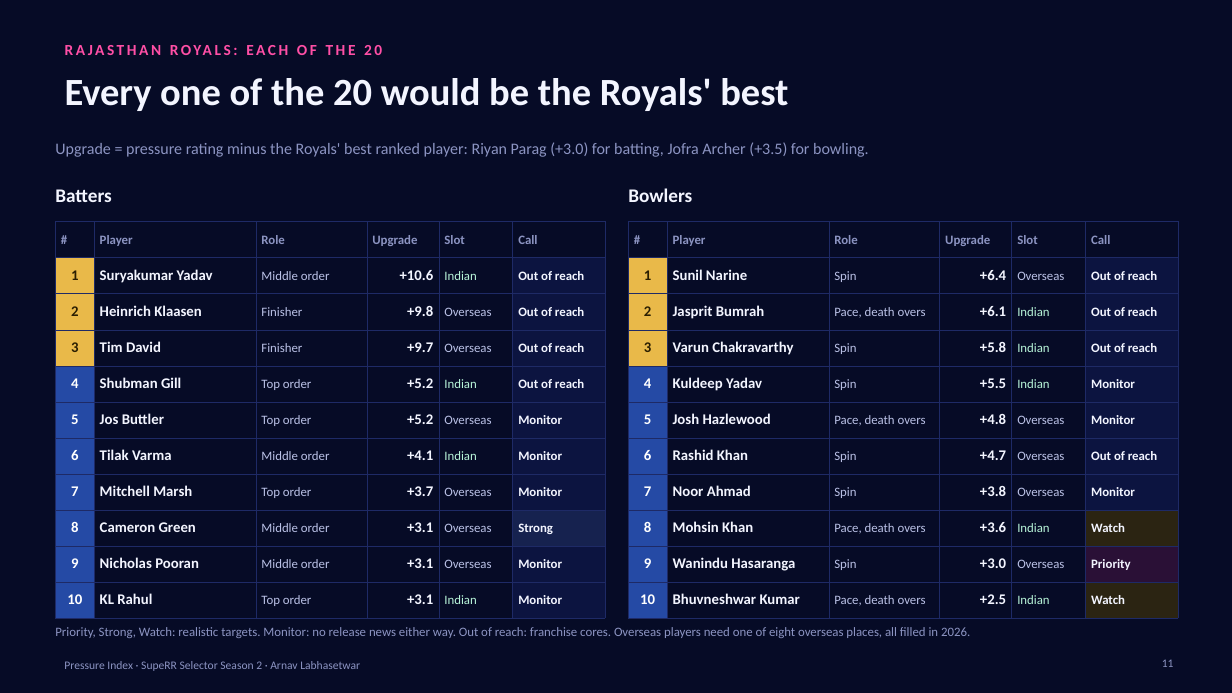
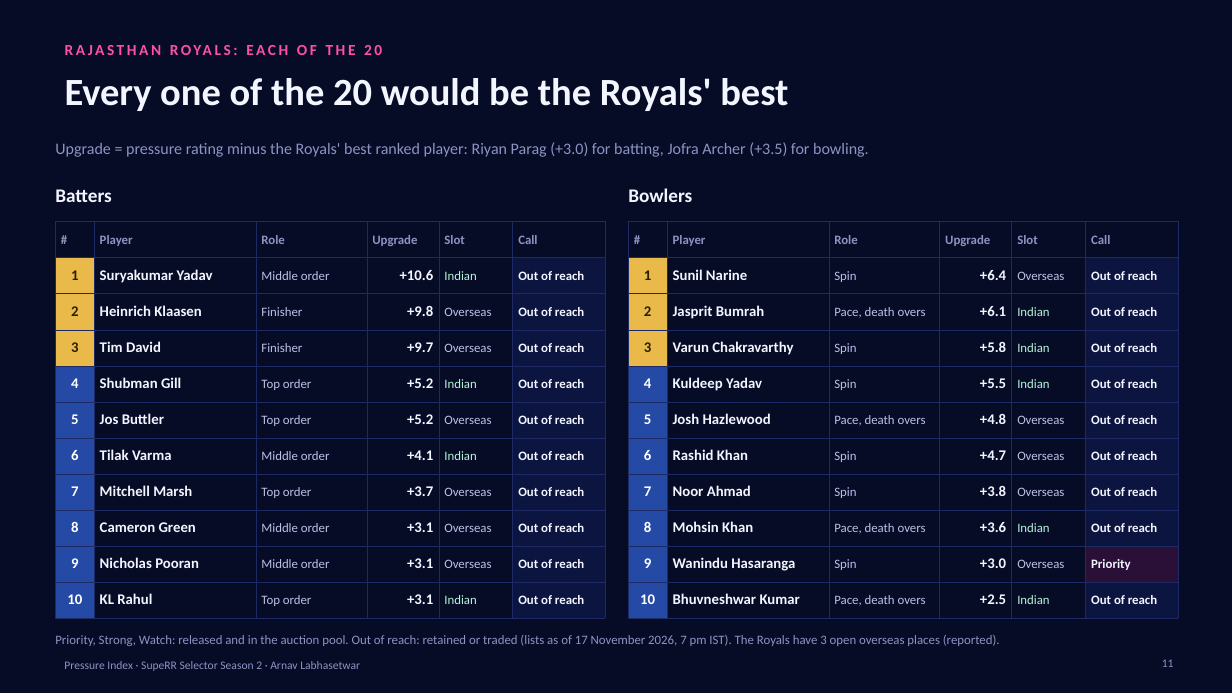
Before and after one commit to ArnavLabh/SupeRR-Selector-Hackathon-Season-2, a slide deck: slide 11 of dashboard/public/downloads/Pressure_Index_Executive_Deck.pptx. Drawn at 1232x693 pixels with LibreOffice and Linux fonts; fonts in the diff are those of the drawing; background and template pictures are left out. Boxes give left, top, right and bottom in pixels: in the first picture for what was removed or moved away, otherwise in the second. Text is boxed around its words. In the diff, an @@ line names an element or a change of style, - is before the commit and + after.

```diff
--- a/dashboard/public/downloads/Pressure_Index_Executive_Deck.pptx
+++ b/dashboard/public/downloads/Pressure_Index_Executive_Deck.pptx
@@ table at bbox=[55, 222, 605, 610] @@
-row 6, column 6: Monitor
+row 6, column 6: Out of reach
-row 7, column 6: Monitor
+row 7, column 6: Out of reach
-row 8, column 6: Monitor
+row 8, column 6: Out of reach
-row 9, column 6: Strong
+row 9, column 6: Out of reach
-row 10, column 6: Monitor
+row 10, column 6: Out of reach
-row 11, column 6: Monitor
+row 11, column 6: Out of reach
@@ fill #16224F to #0C1440 in row 9, column 6 @@
@@ table at bbox=[628, 222, 1178, 610] @@
-row 5, column 6: Monitor
+row 5, column 6: Out of reach
-row 6, column 6: Monitor
+row 6, column 6: Out of reach
-row 8, column 6: Monitor
+row 8, column 6: Out of reach
-row 9, column 6: Watch
+row 9, column 6: Out of reach
-row 11, column 6: Watch
+row 11, column 6: Out of reach
@@ fill #2B2412 to #0C1440 in 2 cells @@
@@ text at bbox=[55, 635, 1000, 646]: text changed @@
-Priority, Strong, Watch: realistic targets. Monitor: no release news either way. Out of reach: franchise cores. Overseas players need one of eight overseas places, all filled in 2026.
+Priority, Strong, Watch: released and in the auction pool. Out of reach: retained or traded (lists as of 17 November 2026, 7 pm IST). The Royals have 3 open overseas places (reported).
```
Also in this commit, not shown: 2 other slides changed, 21 other files.
